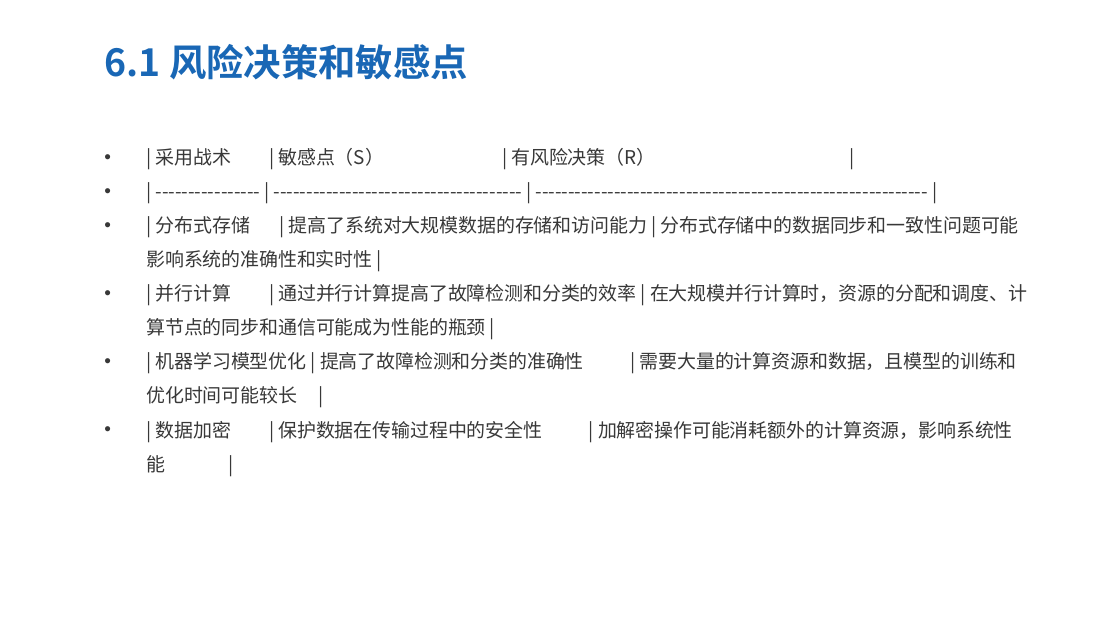
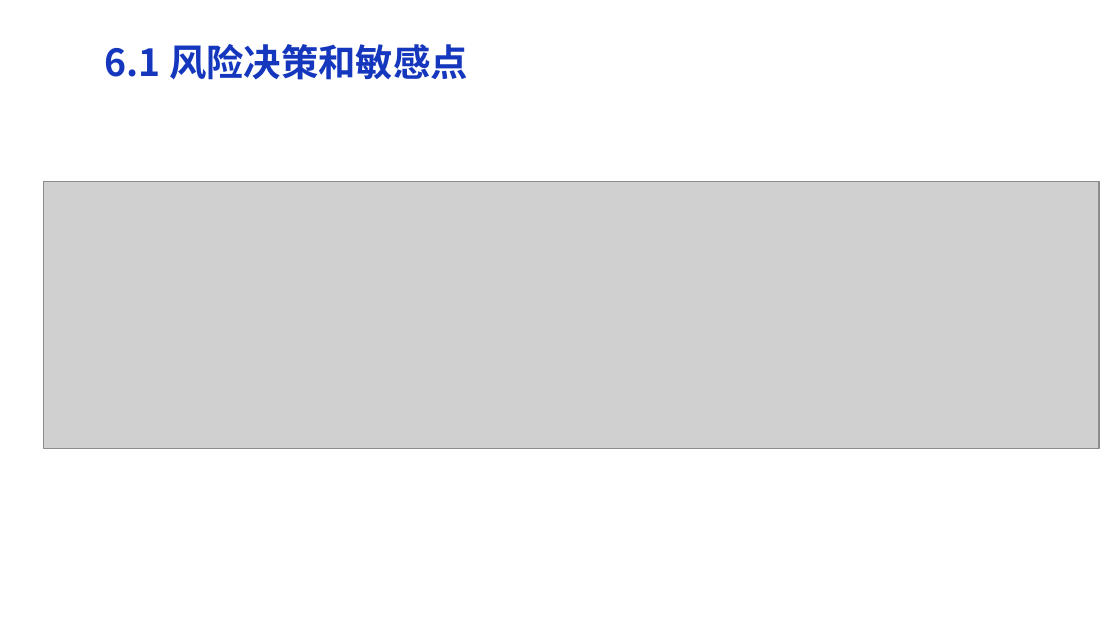
Before and after one commit to dekrt/SoftwareArchitecture, a slide deck: slide 26 of 架构评审-ArchitectureReview/架构评审-ArchitectureReview.pptx (slide 22 before the commit). Drawn at 1120x630 pixels with LibreOffice and Linux fonts; fonts in the diff are those of the drawing; grey boxes stand for pictures. Boxes give left, top, right and bottom in pixels: in the first picture for what was removed or moved away, otherwise in the second. Text is boxed around its words. In the diff, an @@ line names an element or a change of style, - is before the commit and + after.

```diff
--- a/架构评审-ArchitectureReview/架构评审-ArchitectureReview.pptx
+++ b/架构评审-ArchitectureReview/架构评审-ArchitectureReview.pptx
@@ text "6.1 风险决策和敏感点" at (104,44,468,80): text colour #1967B5 to #1537BE @@
@@ text removed at (146,148,1027,439) @@
-• | 采用战术 | 敏感点（S） | 有风险决策（R） |
-• | ---------------- | -------------------------------------- | ------------------------------------------------------------ |
-• | 分布式存储 | 提高了系统对大规模数据的存储和访问能力 | 分布式存储中的数据同步和一致性问题可能影响系统的准确性和实时性 |
-• | 并行计算 | 通过并行计算提高了故障检测和分类的效率 | 在大规模并行计算时，资源的分配和调度、计算节点的同步和通信可能成为性能的瓶颈 |
-• | 机器学习模型优化 | 提高了故障检测和分类的准确性 | 需要大量的计算资源和数据，且模型的训练和优化时间可能较长 |
-• | 数据加密 | 保护数据在传输过程中的安全性 | 加解密操作可能消耗额外的计算资源，影响系统性能 |
@@ picture added at (44,181,1099,448) @@
```
Also in this commit, not shown: 25 other slides changed, 8 slides added, 1 slide removed, 1 other file.
